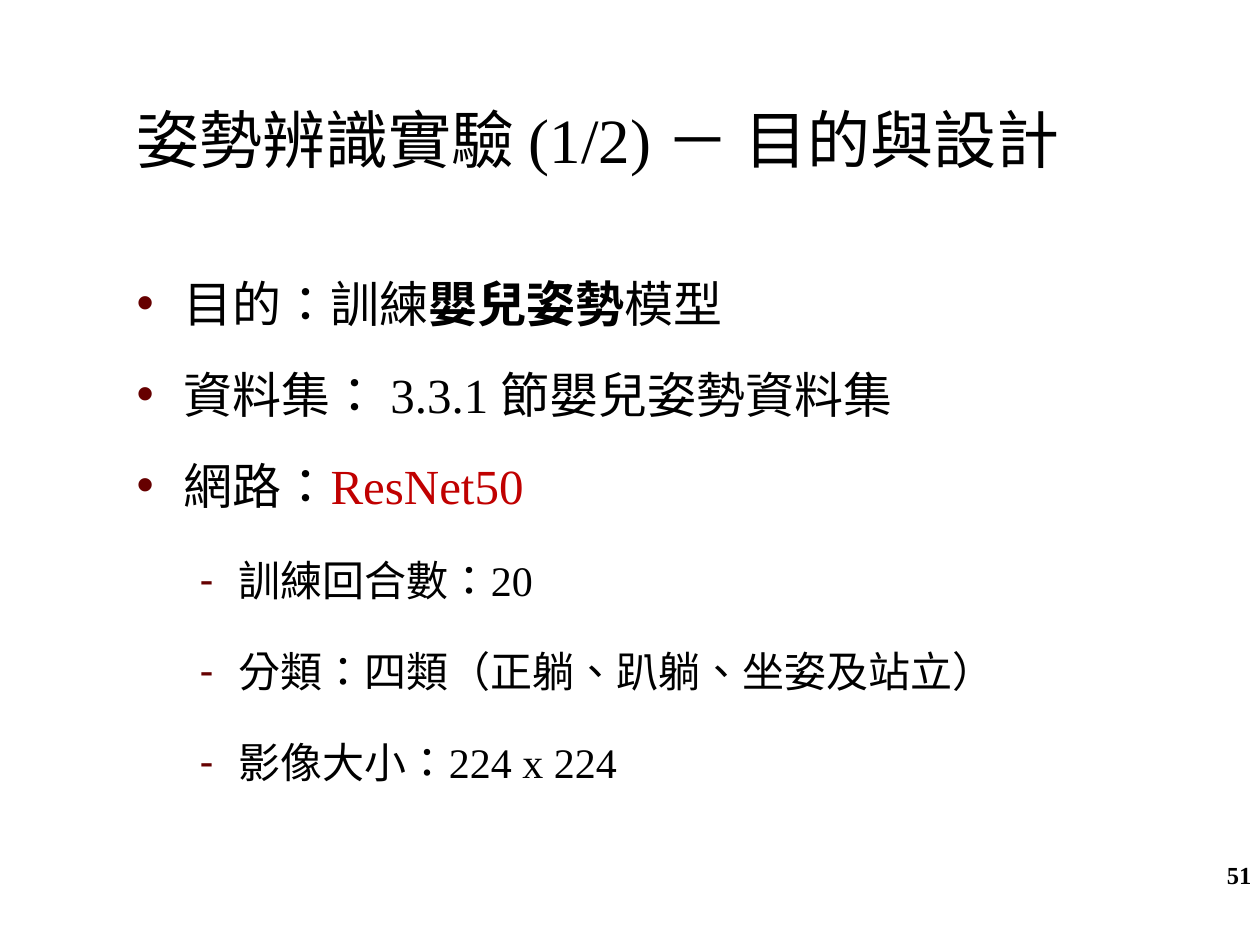
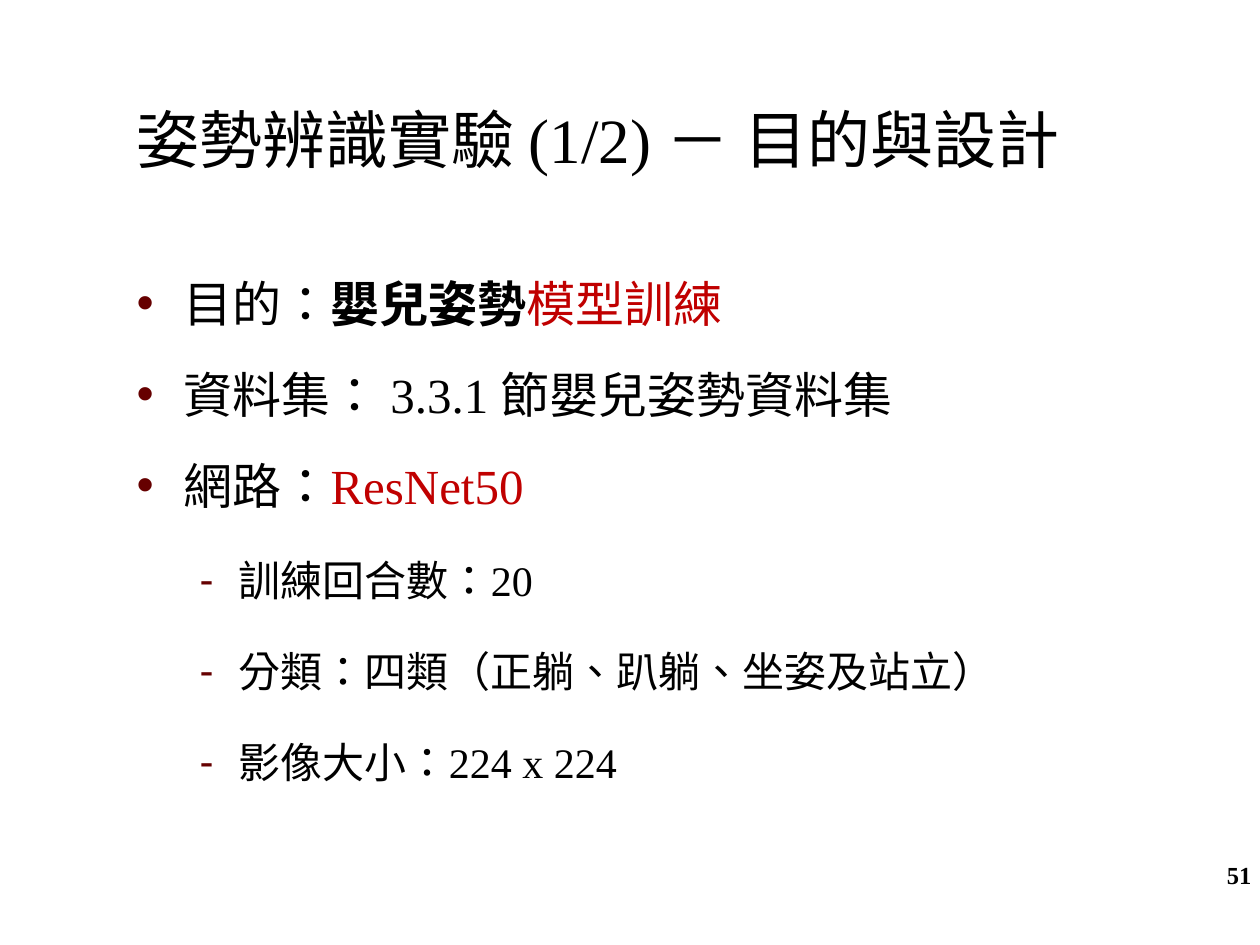
Before and after one commit to ChiaChunWang0821/master_thesis, a slide deck: slide 51 of oral_exam_slide.pptx. Drawn at 1260x945 pixels with LibreOffice and Linux fonts; fonts in the diff are those of the drawing; background and template pictures are left out. Boxes give left, top, right and bottom in pixels: in the first picture for what was removed or moved away, otherwise in the second. Text is boxed around its words. In the diff, an @@ line names an element or a change of style, - is before the commit and + after.

```diff
--- a/oral_exam_slide.pptx
+++ b/oral_exam_slide.pptx
@@ text at <box>184,280,722,327</box>: text changed @@
-• 目的：訓練嬰兒姿勢模型
+• 目的：嬰兒姿勢模型訓練
```
Also in this commit, not shown: 5 other slides changed.
